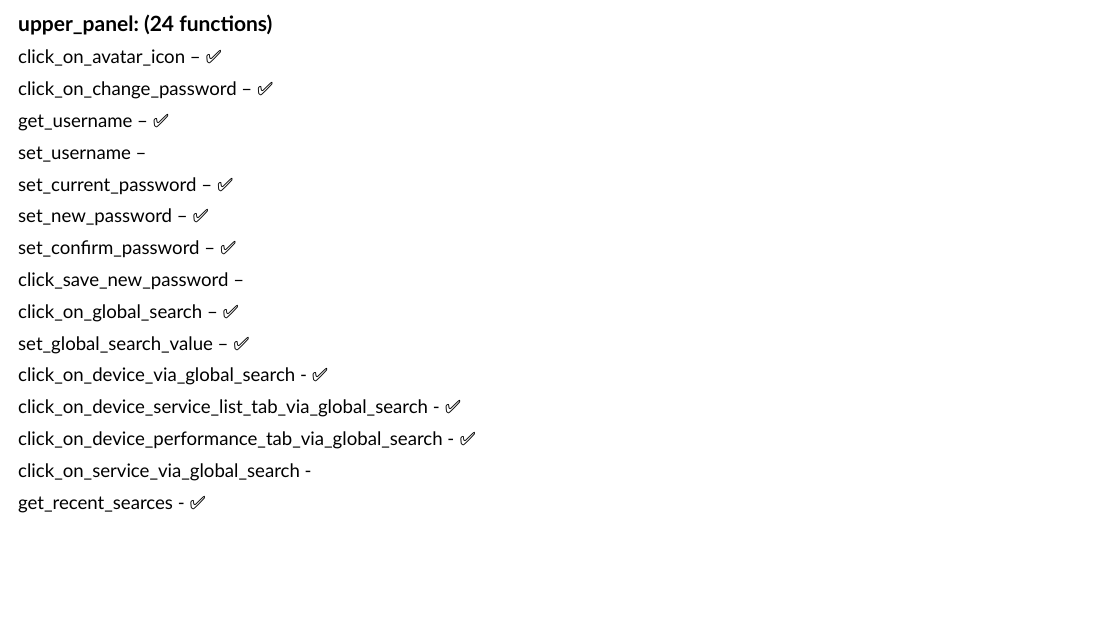
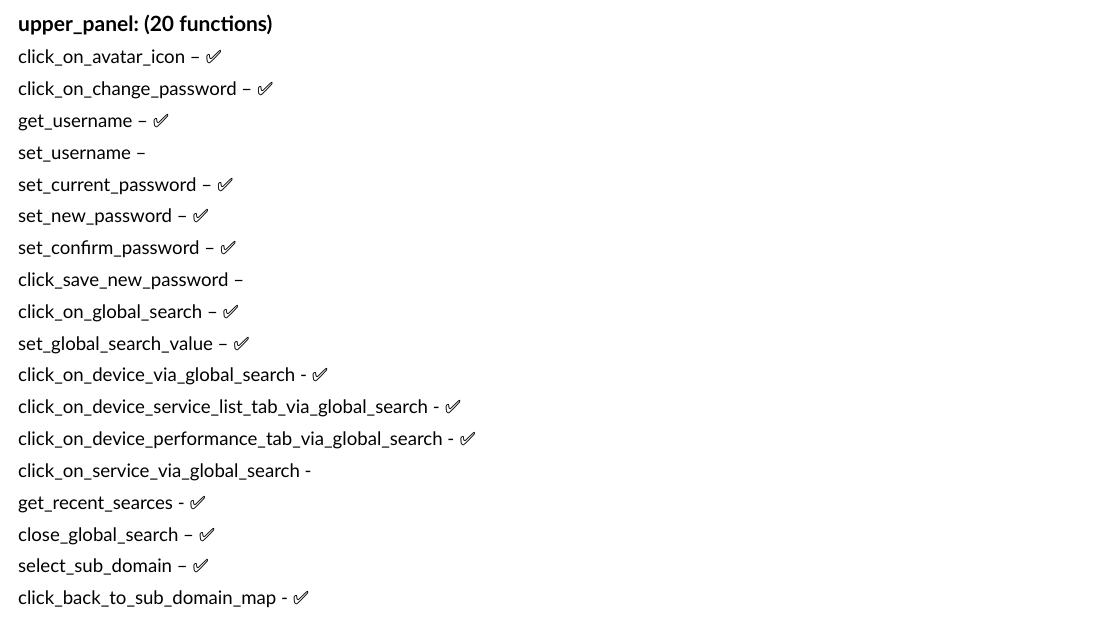
Before and after one commit to Yuval10Dahan/LightWatch_WEB, a slide deck: slide 35 of Docs/Progress_Check_Box.pptx (slide 31 before the commit). Drawn at 1120x630 pixels with LibreOffice and Linux fonts; fonts in the diff are those of the drawing. Boxes give left, top, right and bottom in pixels: in the first picture for what was removed or moved away, otherwise in the second. Text is boxed around its words. In the diff, an @@ line names an element or a change of style, - is before the commit and + after.

```diff
--- a/Docs/Progress_Check_Box.pptx
+++ b/Docs/Progress_Check_Box.pptx
@@ subtitle at box(18, 14, 272, 35): text changed @@
-upper_panel: (24 functions)
+upper_panel: (20 functions)
@@ subtitle at box(18, 527, 276, 608): paragraphs added @@
+close_global_search – ✅
+select_sub_domain – ✅
+click_back_to_sub_domain_map - ✅
```
Also in this commit, not shown: 13 other slides changed, 4 slides added, 38 other files.
